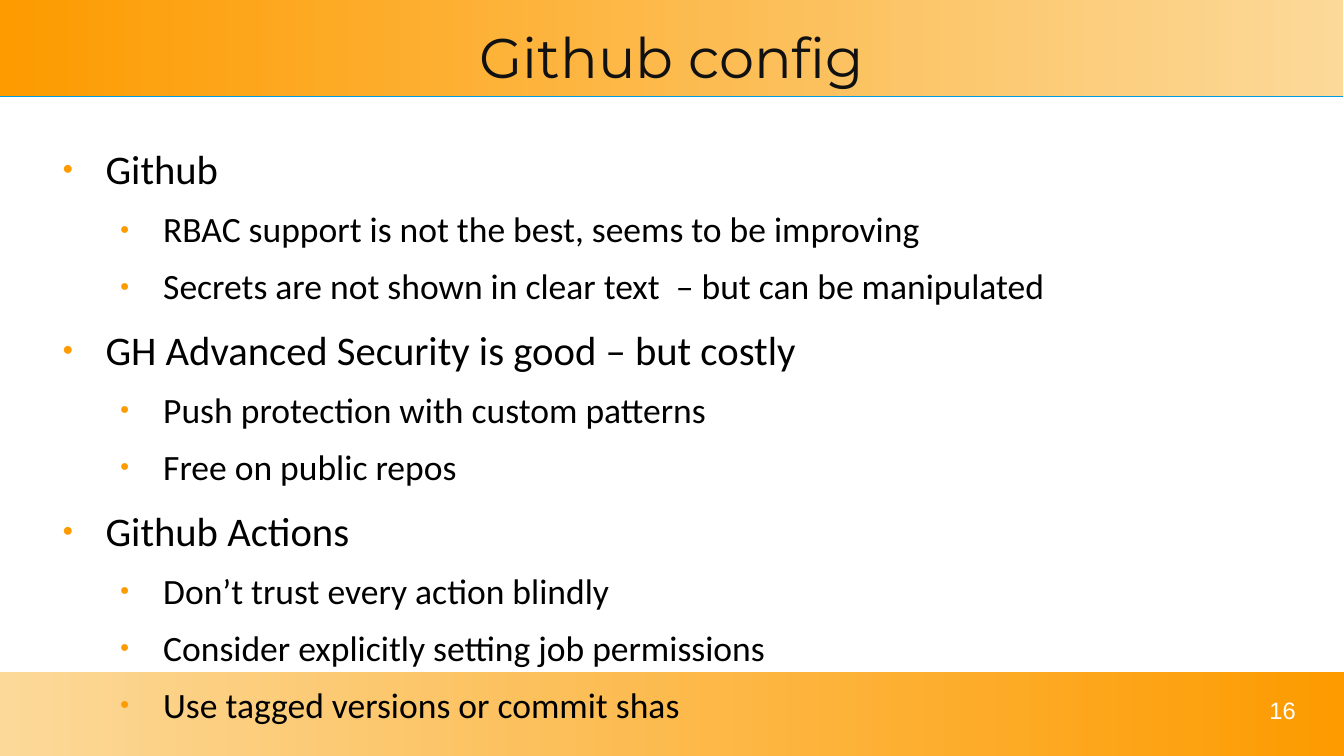
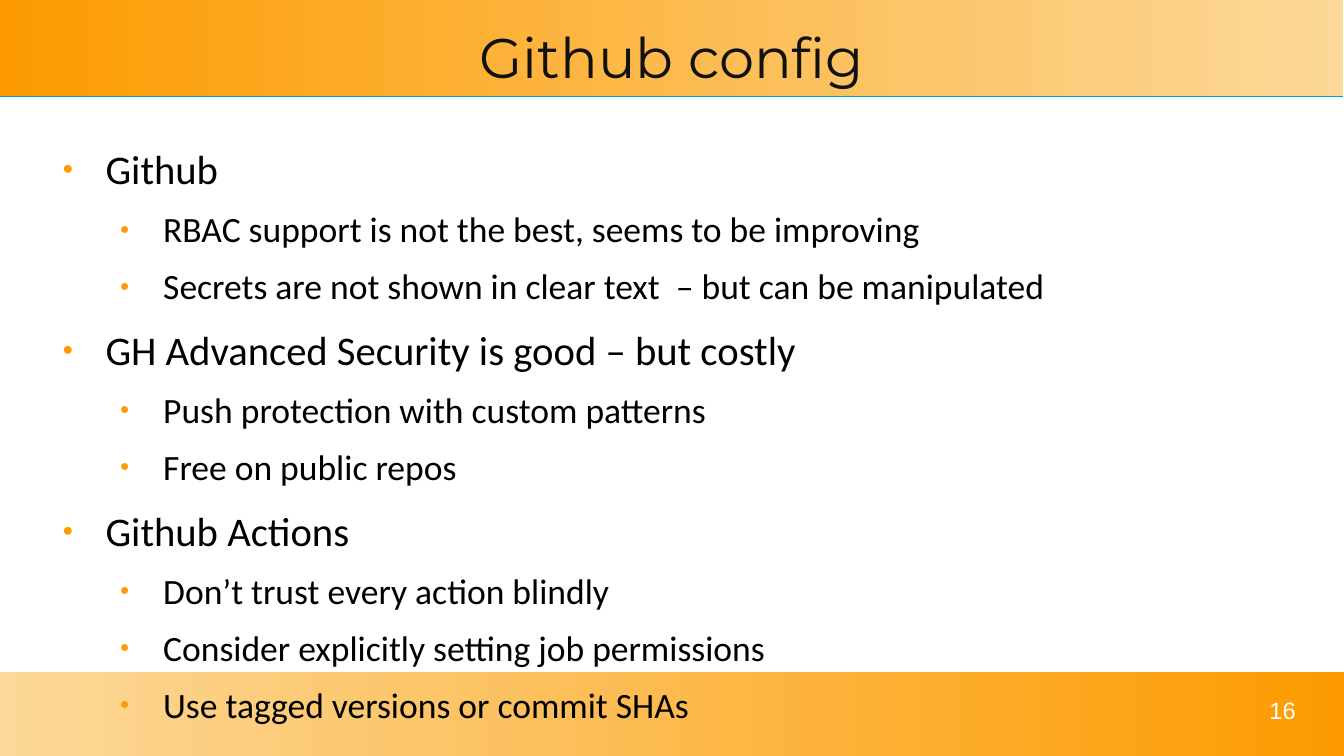
Before and after one commit to solomson/solom.tech, a slide deck: slide 16 of assets/talks/tdc2024.odp. Drawn at 1344x756 pixels with LibreOffice and Linux fonts; fonts in the diff are those of the drawing. Boxes give left, top, right and bottom in pixels: in the first picture for what was removed or moved away, otherwise in the second. Text is boxed around its words. In the diff, an @@ line names an element or a change of style, - is before the commit and + after.

```diff
--- a/assets/talks/tdc2024.odp
+++ b/assets/talks/tdc2024.odp
@@ text at (x1=163, y1=693, x2=689, y2=724): text changed @@
-  ● Use tagged versions or commit shas
+  ● Use tagged versions or commit SHAs
```
Also in this commit, not shown: 8 other slides changed, 3 slides removed, 3 other files.
